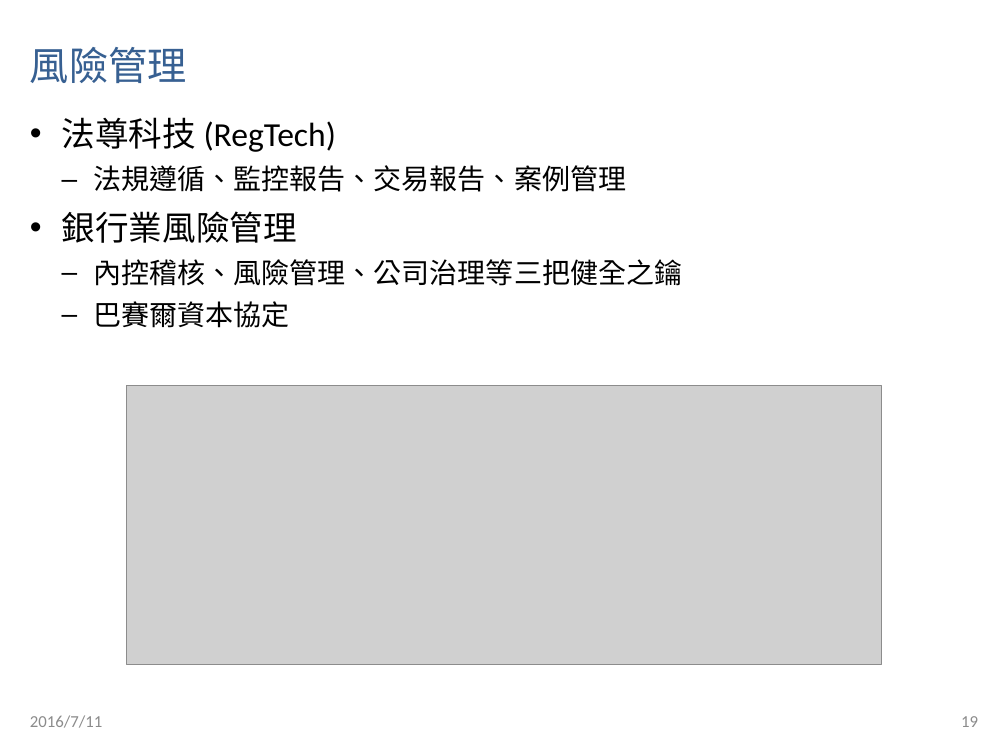
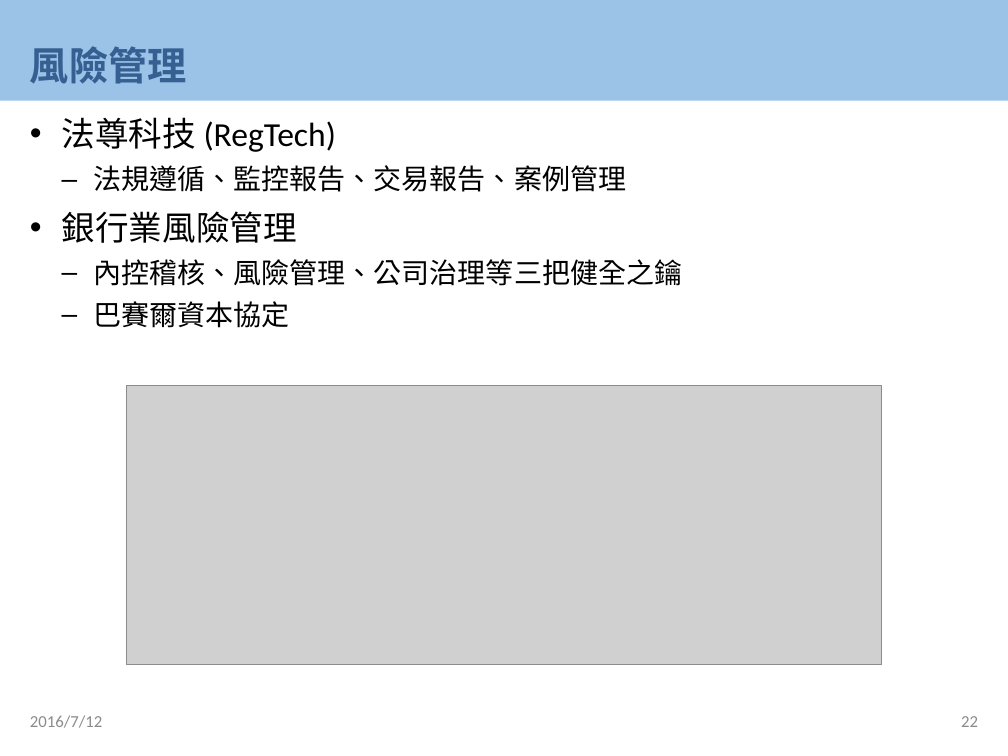
Before and after one commit to CpOuyang/custom, a slide deck: slide 22 of 20160712 - 金融科技白皮書(部會).pptx (slide 19 before the commit). Drawn at 1008x756 pixels with LibreOffice and Linux fonts; fonts in the diff are those of the drawing; grey boxes stand for pictures. Boxes give left, top, right and bottom in pixels: in the first picture for what was removed or moved away, otherwise in the second. Text is boxed around its words. In the diff, an @@ line names an element or a change of style, - is before the commit and + after.

```diff
--- a/20160712 - 金融科技白皮書(部會).pptx
+++ b/20160712 - 金融科技白皮書(部會).pptx
@@ rectangle added at (0, 0, 1008, 101), fill #9BC2E7 @@
@@ title "風險管理" at (30, 46, 187, 84): bold on @@
@@ text at (30, 715, 102, 728): text changed @@
-2016/7/11
+2016/7/12
@@ page number at (961, 716, 978, 727): text changed @@
-19
+22
```
Also in this commit, not shown: 40 other slides changed, 3 slides added.
